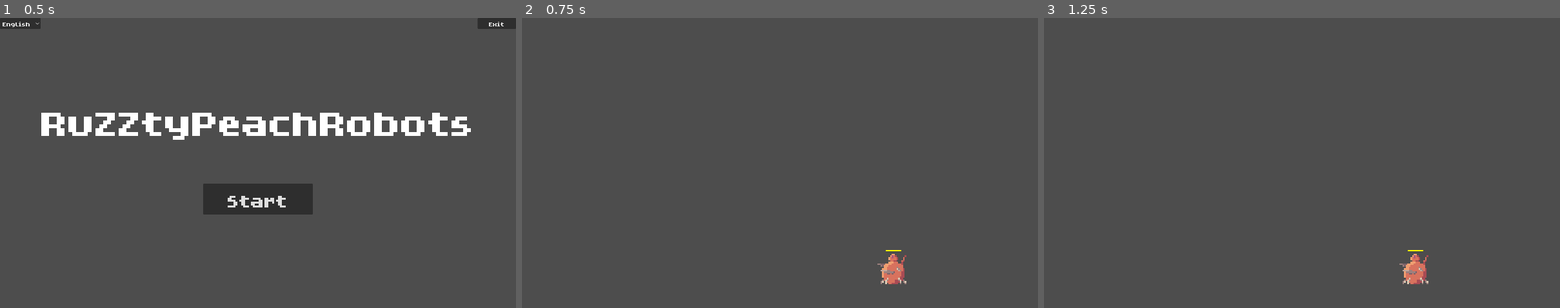
Above: before the commit, frames 1-3 (left to right).
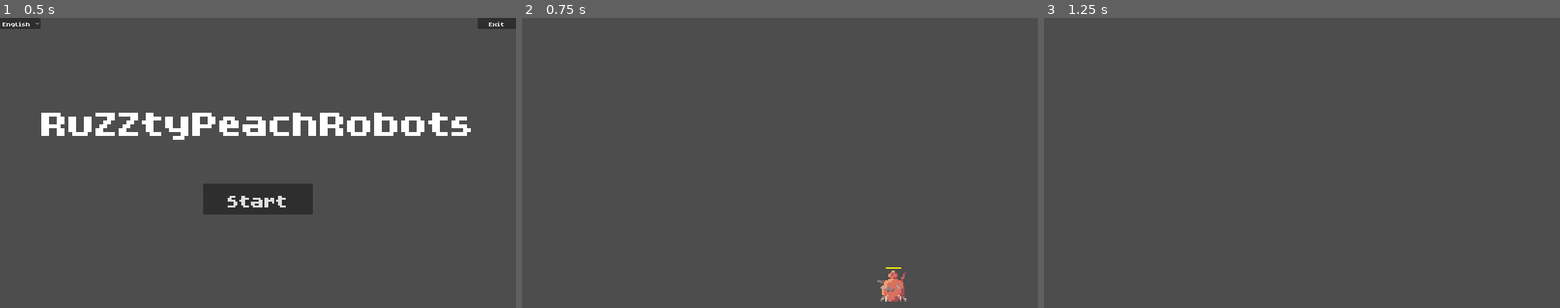
Above: after the commit, the same moments.

Repository: MarianPoirot/Gamejam
Game: Godot game, scene res://Scenes/UI/Opening.tscn
Same seed, same stepped clock (60 frames per second), same inputs: the game is played once before the commit and once after it.
Inputs:
- Up to frame 1 (0.5 s): no input
- Up to frame 2 (0.75 s): click "Start" at 0.5 s
- Up to frame 3 (1.25 s): no input

Frame 1 is identical in both runs. In frame 2, 0.6% of the frame differs, in the area x 68-75%, y 80-98%; in frame 3, 0.4%.

Commit message:
Modifying mob to add physic

Diff:
--- a/Scenes/Player/Mob.tscn
+++ b/Scenes/Player/Mob.tscn
@@ -1,8 +1,7 @@
-[gd_scene load_steps=9 format=3 uid="uid://b7awc2t6y5lh8"]
+[gd_scene load_steps=8 format=3 uid="uid://b7awc2t6y5lh8"]
 
 [ext_resource type="Script" path="res://Scripts/Player/Mob.gd" id="1_174si"]
 [ext_resource type="Texture2D" uid="uid://vxwkqyffoqok" path="res://Assets/Sprites/robot.png" id="2_xn76b"]
-[ext_resource type="Script" path="res://Scripts/UI/MobHealth.gd" id="2_ypcng"]
 
 [sub_resource type="SpriteFrames" id="SpriteFrames_d1ac5"]
 animations = [{
@@ -72,10 +71,8 @@
 max_value = 1000.0
 step = 1.0
 show_percentage = false
-script = ExtResource("2_ypcng")
 
 [node name="DetectionArea" type="Area2D" parent="."]
-visible = false
 collision_layer = 0
 
 [node name="CollisionDetection" type="CollisionShape2D" parent="DetectionArea"]
--- a/Scripts/Player/Mob.gd
+++ b/Scripts/Player/Mob.gd
@@ -1,7 +1,14 @@
-extends Node
+extends CharacterBody2D
 
 @export var base_health = 1000
-@export var speed = 10
+@export var speed_acc : float = 2
+@export var max_speed : float = 25
+@export var gravity_acc : float = 15
+@export var max_gravity : float = 50
+
+var gravity : float
+var speed : float = 0
+
 var health = base_health
 var attack=false
 var direction = Vector2.ZERO
@@ -19,11 +26,22 @@
 	var sb = StyleBoxFlat.new()
 	$MobBar.add_theme_stylebox_override("fill", sb)
 	sb.bg_color = Color(r, g, 0)
+	AddGravity()
+	move_and_slide()
+
+func AddGravity():
+	if is_on_floor():
+		gravity = 0
+	else:
+		gravity += gravity_acc
+		gravity = min(gravity, max_gravity)
+	velocity += gravity * Vector2.DOWN
 
 func _on_detection_area_body_entered(body):
 	attack=true
-	direction = $MobBar.position.direction_to(body.position)
-	$MobBar.move_and_slide(direction*speed)
+	direction = self.position.direction_to(body.position)
+	print(direction)
+	velocity += direction * speed
 
 func _on_detection_area_body_exited(body):
 	attack=false
--- a/Scripts/UI/MobHealth.gd
+++ /dev/null
@@ -1,11 +0,0 @@
-extends ProgressBar
-
-
-# Called when the node enters the scene tree for the first time.
-func _ready():
-	pass
-
-
-# Called every frame. 'delta' is the elapsed time since the previous frame.
-func _process(delta):
-	pass
